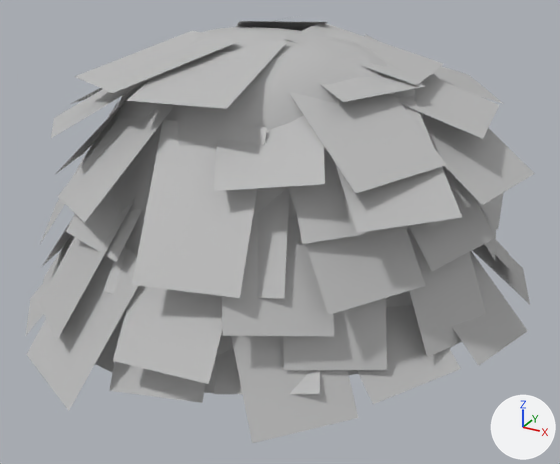
The FBX model Assets/Models/Tile_Component/Bush.fbx, before and after one commit.
The view is the same before and after, from a 50 mm camera at (0.0205, -0.0385, 0.0226) aimed at (0.0007, -0.0024, 0.0045). Arrows for +X, +Y and +Z are at lower right; the lights stay in place. Where no turn or scale is listed for an object, it has been applied to the vertices.

In view in the first picture: 'Bush'.
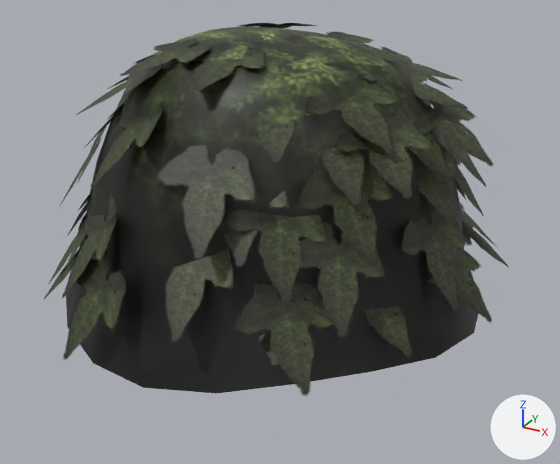
The newer file is also turned or shifted as a whole; pictures and numbers use the older file's frame.

The change in detail:
Picture 'smallassets.png' (img_smallassets_png) is new.
Material 'smallassets_opacity' (mat_smallassets_opacity) is new.
Its texture is img_smallassets_png (with its transparency).
me_mesh has 533 vertices, 298 faces and spans x -0.0146..0.0148, y -0.0155..0.0151, z -0.0084..0.0084.
me_mesh no longer uses material mat_lambert1 (grey #bcbcbc).
me_mesh now uses material mat_smallassets_opacity (picture img_smallassets_png).

What differs and where, as boxes (x1, y1, x2, y2) in the pictures (560 x 464 px):
'Bush', recoloured: (27, 19, 530, 411) in both
